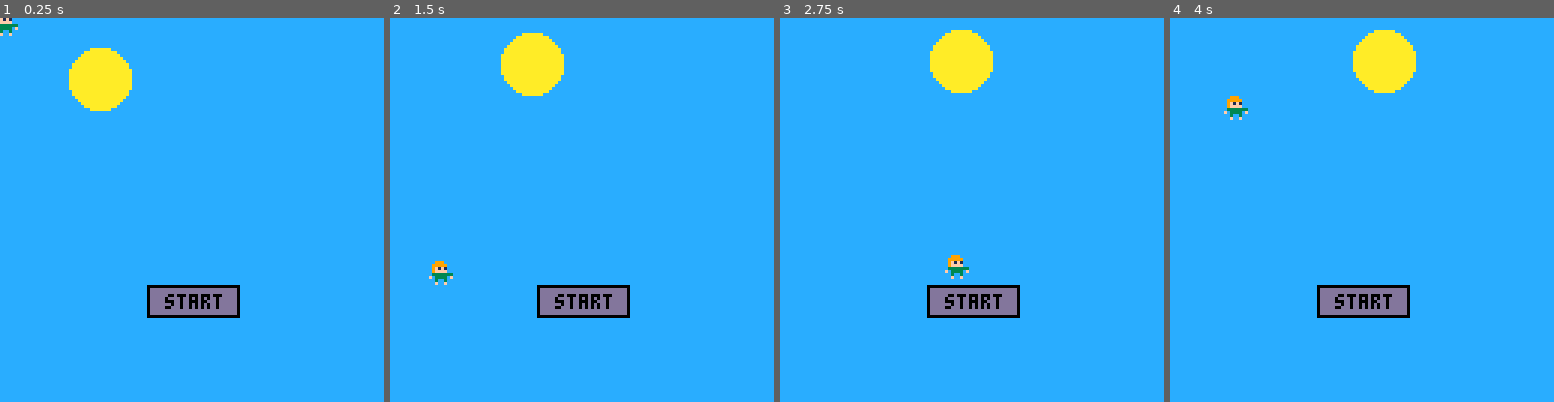
Above: before the commit, frames 1-4 (left to right).
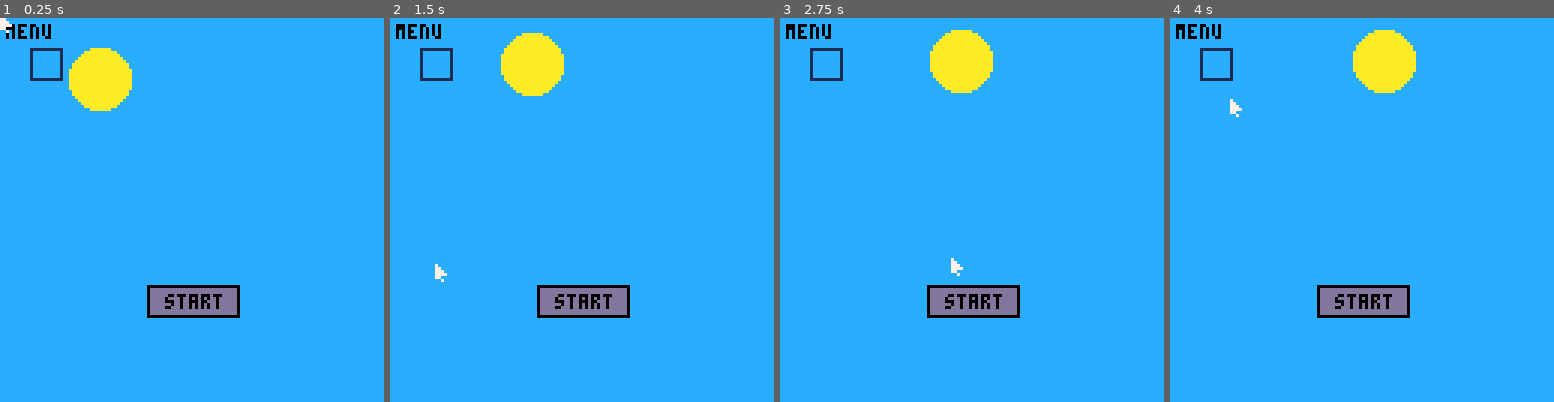
Above: after the commit, the same moments.

Repository: KyleNeubarth/GameStudio2019
Game: PICO-8 cartridge spf.p8
Same seed, same stepped clock (60 frames per second), same inputs: the game is played once before the commit and once after it.
Inputs (mouse positions are in pixels of both pictures, inside the frame that each line leads up to):
- Up to frame 1 (0.25 s): no input
- Up to frame 2 (1.5 s): click (670, 121) at 0.67 s; click (436, 267) at 1.22 s
- Up to frame 3 (2.75 s): click (887, 114) at 1.77 s; click (952, 259) at 2.32 s
- Up to frame 4 (4 s): click (1404, 106) at 2.87 s; click (1465, 256) at 3.42 s; click (1231, 102) at 3.97 s

The runs differ from the first frame. In frame 1, 0.6% of the frame differs, in the area x 0-17%, y 0-17%; in frame 2, 0.7%, in the area x 1-17%, y 1-70%; in frame 3, 0.7%; in frame 4, 0.7%.

Commit message:
we almost done boi

Diff:
--- a/spf.p8
+++ b/spf.p8
@@ -43,16 +43,42 @@
 	//enable mouse tracking
 	poke(0x5f2d, 1)
 	addlevel(1,1, {-100,-100}, { {-10,1} })
-
-	//
-	addlevel(3,3, {100,106} , { {30,100},{40,100},{50,50} } )
-	addlevelrect(50,80,20,10)
+	addlevelrectglass(10,10,10,10)
+
+	addlevel(3,1, {100,106} , { {7,112},{17,112},{27,112} } )
+	addlevelrect(-5,90,10,30)
+	addlevelrect(123,90,10,30)
+	addlevelrect(5,90,30,10)
+	addlevelrect(64,70,20,10)
 	addlevelrect(0,120,128,128)
-	addlevelladder(60,80,39)
+
+	addlevel(4,3, {56,44} , { {3,102},{117,102},{40,68},{80,68} } )
+	addlevelrect(0,110,128,20)
+	addlevelrect(52,60,24,16)
+	addlevelrect(36,76,56,24)
+	addlevelrect(20,92,88,24)
+	addlevelrect(-5,90,5,30)
+	addlevelrect(127,90,5,30)
+	addlevelladder(19,92,17)
+	addlevelladder(108,92,17)
+	addlevelladder(35,76,15)
+	addlevelladder(92,76,15)
+	addlevelladder(51,60,15)
+	addlevelladder(76,60,15)
+
+	addlevel(4,3, {110,84} , { {40,22},{20,42},{40,68},{80,68} } )
+	addlevelrectglass(0,30,50,3)
+	addlevelrectglass(0,50,30,3)
+	addlevelrect(0,120,128,20)
+	addlevelrect(80,25,10,20)
+	addlevelrect(64,70,10,23)
+	addlevelrect(20,90,20,10)
+	addlevelrect(100,100,30,30)
+	addlevelrect(-2,119,1,1)
+	addlevelladder(99,100,19)
 
 	loadassets(0)
 	addbutton(64,94,30,10,"start","start",true)
-
 end
 
 function _update()
@@ -129,10 +155,6 @@
 				wintimer += 1
 			end
 		end
-		if lemmingswon >= lemmingsneeded then
-			color(10)
-			print("level complete!",64,64)
-		end
 	end
 	if uistate == "win" then
 		popup()
@@ -140,7 +162,12 @@
 	if uistate == "lose" then
 		popup()
 	end
-	spr(0,mousex-2,mousey-2)
+
+	if uistate == "play" then
+		buttons[1].text = lemmingswon .. " / " .. lemmingsneeded
+	end
+	print(uistate,2,2)
+	spr(25,mousex-2,mousey-2)
 end
 -->8
 function drawsun()
@@ -158,7 +185,11 @@
 function drawrects()
 	color(1)
 	for i=1,numrects do
-		rectfill(rects[i].x,rects[i].y,rects[i].x+rects[i].w,rects[i].y+rects[i].h)
+		if rects[i].glass then
+			rect(rects[i].x,rects[i].y,rects[i].x+rects[i].w,rects[i].y+rects[i].h)
+		else
+			rectfill(rects[i].x,rects[i].y,rects[i].x+rects[i].w,rects[i].y+rects[i].h)
+		end
 	end
 end
 function shadows()
@@ -218,7 +249,8 @@
 
 				spr(12,lemmings[k].x, lemmings[k].y)
 			else
-				sprite(9,flr(lemmings[k].walkcounter/3),lemmings[k].x, lemmings[k].y)
+				f = not (lemmings[k].dir == "right")
+				sprite(9,flr(lemmings[k].walkcounter/3),lemmings[k].x, lemmings[k].y,f)
 	 		lemmings[k].deathcounter = 4*3
 				lemmings[k].deathcounter += 1
 			end
@@ -228,7 +260,8 @@
 			//lemming is in the sun
 			if lemmings[k].exposure > 0 then
 				//blinking
-				sprite(3,flr(lemmings[k].walkcounter/6),lemmings[k].x, lemmings[k].y)
+				f = not (lemmings[k].dir == "right")
+				sprite(3,flr(lemmings[k].walkcounter/6),lemmings[k].x, lemmings[k].y,f)
 				lemmings[k].walkcounter %= 6*3
 				lemmings[k].walkcounter += 1
 
@@ -236,7 +269,8 @@
 			else
 
 				//walking
-				sprite(0,flr(lemmings[k].walkcounter/3),lemmings[k].x, lemmings[k].y)
+				f = not (lemmings[k].dir == "right")
+				sprite(0,flr(lemmings[k].walkcounter/3),lemmings[k].x, lemmings[k].y,f)
 				lemmings[k].walkcounter %= 3*3
 				lemmings[k].walkcounter += 1
 
@@ -385,13 +419,12 @@
 
 				//print jumping animation
 				//sprite(l.x, l.y-16,16,16, )
-
-				removelemming(i)
-				i-=1
+				lemmings[i].x = -100
+				//removelemming(i)
 			end
 		end
 		//check exposure
-		if lemmings[i].dead == false and lemmings[i].exposure > 100 then
+		if lemmings[i].dead == false and lemmings[i].exposure > 125 then
 			lemmingsalive-=1
 			lemmings[i].dead = true
 		end
@@ -459,6 +492,17 @@
 	newrect.y = y
 	newrect.w = w
 	newrect.h = h
+	newrect.glass = false
+	levels[numlevels].numrects+=1
+	levels[numlevels].rects[levels[numlevels].numrects] = newrect
+end
+function addlevelrectglass(x,y,w,h)
+	newrect = {}
+	newrect.x = x
+	newrect.y = y
+	newrect.w = w
+	newrect.h = h
+	newrect.glass = true
 	levels[numlevels].numrects+=1
 	levels[numlevels].rects[levels[numlevels].numrects] = newrect
 end
@@ -475,10 +519,19 @@
 	level = levels[i]
 	lemmingsalive = level.numlemmings
 	lemmingsneeded = level.numsurvive
+
+	if activelevel > 0 then
+		addbutton(64,4,30,10,"hello","",false)
+		buttons[1].text = lemmingswon .. " / " .. lemmingsneeded
+	end
 	winzone = level.winzone
 	for j=1,level.numrects do
 		r=level.rects[j]
-		addrect(r.x,r.y,r.w,r.h)
+		if r.glass == true then
+			addrectglass(r.x,r.y,r.w,r.h)
+		else
+			addrect(r.x,r.y,r.w,r.h)
+		end
 	end
 	for j=1,level.numlemmings do
 		s = level.spawnpoints[j]
@@ -521,8 +574,8 @@
 end
 ]]
 
-function sprite(start, frame, x, y )
-	spr(start+frame, x,y)
+function sprite(start, frame, x, y,f )
+	spr(start+frame, x,y,1,1,f)
 end
 -->8
 --constructors/add functions
@@ -563,10 +616,21 @@
 	newrect.y = y
 	newrect.w = w
 	newrect.h = h
+	newrect.glass = false
 	addline(x,y,x+w,y)
 	addline(x,y,x,y+h)
 	addline(x+w,y+h,x+w,y)
 	addline(x+w,y+h,x,y+h)
+	numrects+=1
+	rects[numrects] = newrect
+end
+function addrectglass(x,y,w,h)
+	newrect = {}
+	newrect.x = x
+	newrect.y = y
+	newrect.w = w
+	newrect.h = h
+	newrect.glass = true
 	numrects+=1
 	rects[numrects] = newrect
 end
@@ -586,13 +650,13 @@
 function popup()
 	popuptimer += .2*(1-popuptimer)
 	timer+=1
-	buttons[1].w = 80*popuptimer
-	buttons[1].x = 64-buttons[1].w/2
-	buttons[1].h = 20*popuptimer
-	buttons[1].y = 64-buttons[1].h/2
+	buttons[2].w = 80*popuptimer
+	buttons[2].x = 64-buttons[2].w/2
+	buttons[2].h = 20*popuptimer
+	buttons[2].y = 64-buttons[2].h/2
 	if popuptimer > .95 then
 		s = (uistate == "win") and "you win!" or "you lose!"
-		buttons[1].text = s
+		buttons[2].text = s
 	end
 	if timer == 50 then
 	 s1 = "menu"
@@ -723,12 +787,12 @@
 0030030000600300003f00000030030000300300003800000030030000300300003f000000300300503553050355555305555550000000000000000000000000
 00f00f000f000f0000f0000000f00f000e000e000080000000e00e000800080000f0000000500500055555505555555555555555000000000000000000000000
 00000000000000000000000000000000800a008000800000800a0080008000000000000000000000000000000000000000000000000000000000000000000000
-000000000000000000000000000a0000000000090000080000000009000008000000000000000000000000000000000000000000000000000000000000000000
-0000000000000000900a0000000000000a0090000000000000000000000000000000000000000000000000000000000000000000000000000000000000000000
-00000000000a000000000009000000000000000000a000080000000000a000080000000000000000000000000000000000000000000000000000000000000000
-000a0000000000000a00900000000000009990000000800000000000000080000000000000000000000000000000000000000000000000000000000000000000
-00000000000000000000000000a00000099999000000090000000000000009000000000000000000000000000000000000000000000000000000000000000000
-0a00000000000000009990000000000009f1f1000000000000999000000000000000000000000000000000000000000000000000000000000000000000000000
+000000000000000000000000000a0000000000090000080000000009000008000000000000700000000000000000000000000000000000000000000000000000
+0000000000000000900a0000000000000a0090000000000000000000000000000000000000770000000000000000000000000000000000000000000000000000
+00000000000a000000000009000000000000000000a000080000000000a000080000000000777000000000000000000000000000000000000000000000000000
+000a0000000000000a00900000000000009990000000800000000000000080000000000000777700000000000000000000000000000000000000000000000000
+00000000000000000000000000a00000099999000000090000000000000009000000000000770000000000000000000000000000000000000000000000000000
+0a00000000000000009990000000000009f1f1000000000000999000000000000000000000007000000000000000000000000000000000000000000000000000
 0000000000a00000099999000000090009ffff000a000a000999990000000a000000000000000000000000000000000000000000000000000000000000000000
 009990000000000009f1f10000000000033333330000000009f1f100000000000099900000000000000000000000000000000000000000000000000000000000
 099999000000000009ffff000a000a00f033330f0008000009ffff00000000000999990000000000000000000000000000000000000000000000000000000000
